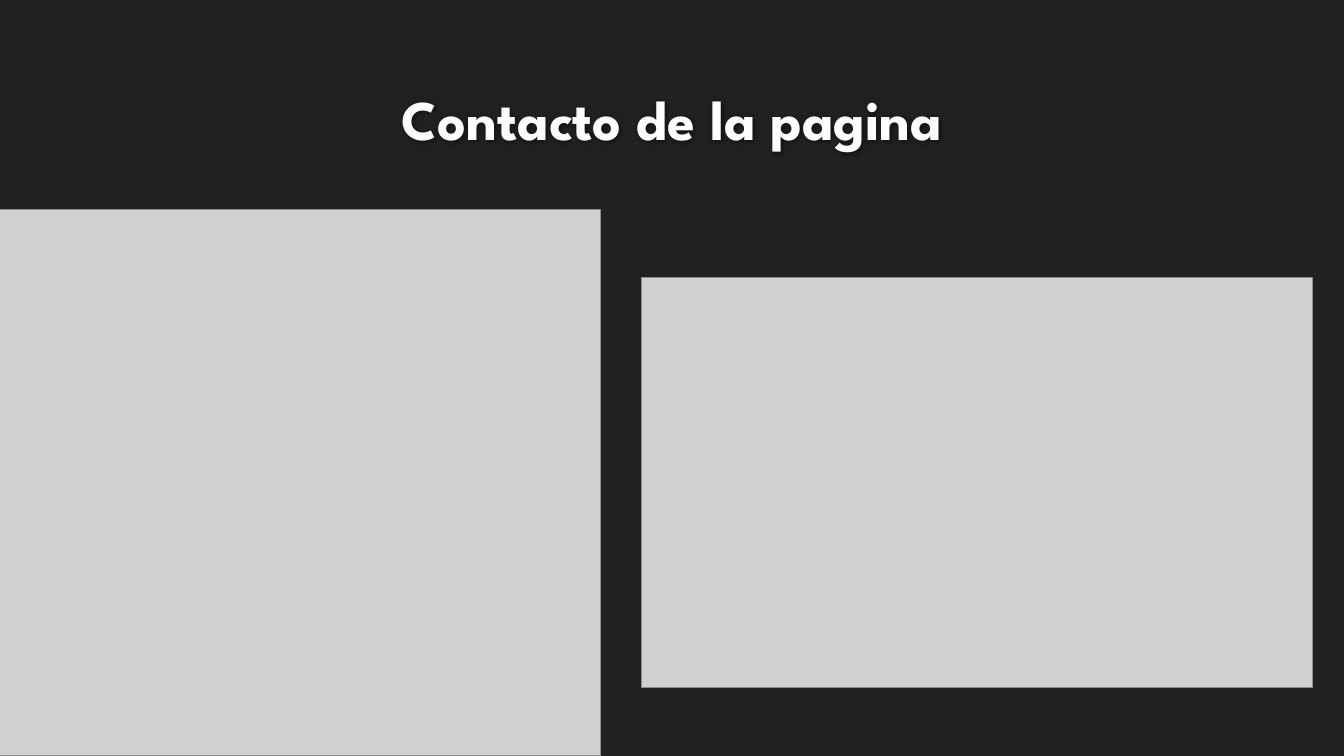
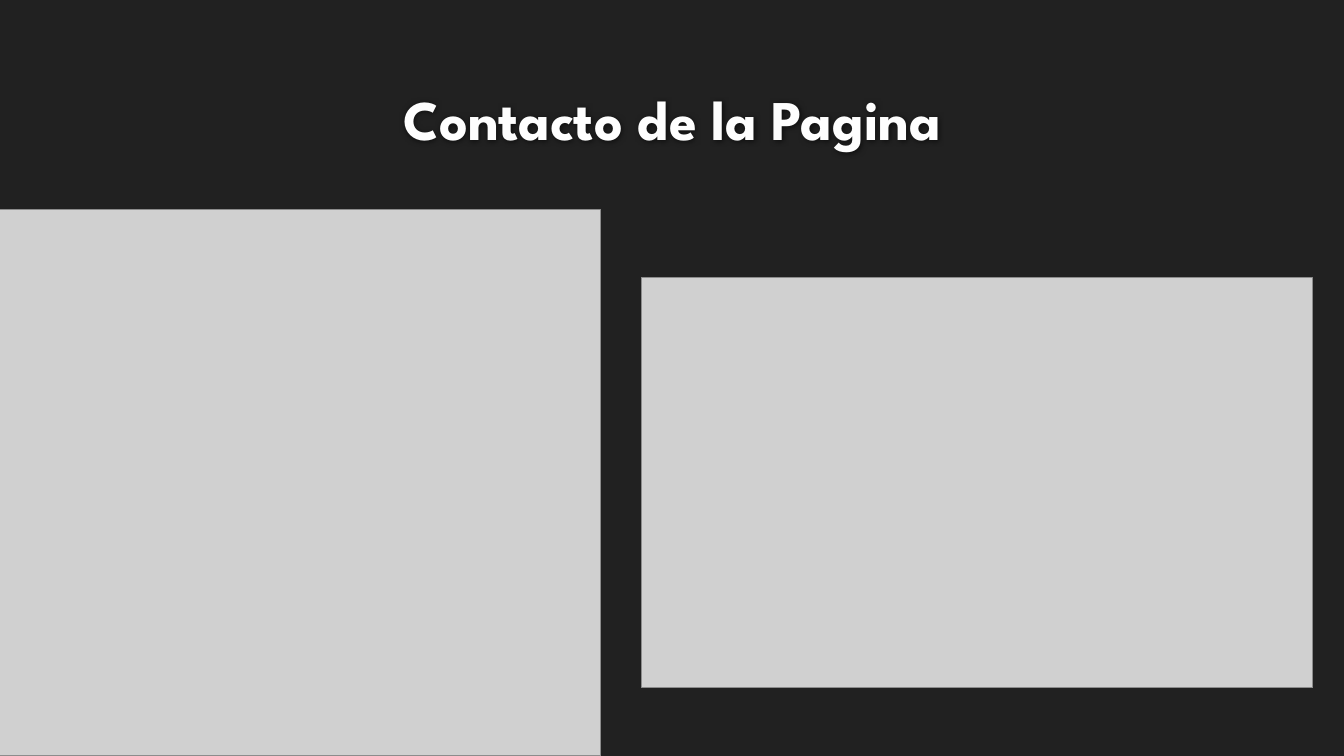
Before and after one commit to arratiabenjamin/insucodos-blog, a slide deck: slide 7 of Feria TP.pptx. Drawn at 1344x756 pixels with LibreOffice and Linux fonts; fonts in the diff are those of the drawing; grey boxes stand for pictures; background and template pictures are left out. Boxes give left, top, right and bottom in pixels: in the first picture for what was removed or moved away, otherwise in the second. Text is boxed around its words. In the diff, an @@ line names an element or a change of style, - is before the commit and + after.

Commit message:
Termino Pagina Web - Arreglo de Estetica

```diff
--- a/Feria TP.pptx
+++ b/Feria TP.pptx
@@ title at [403, 101, 941, 153]: text changed @@
-Contacto de la pagina
+Contacto de la Pagina
```
Also in this commit, not shown: 3 other slides changed, 6 other files.
